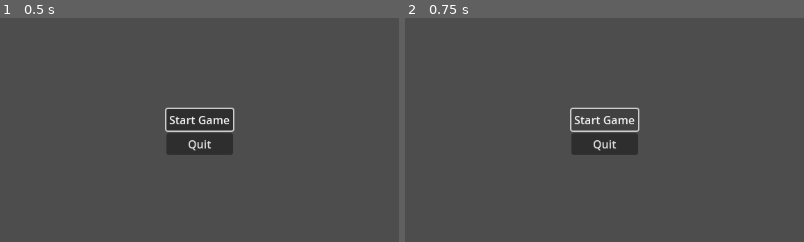
Above: before the commit, frames 1-2 (left to right).
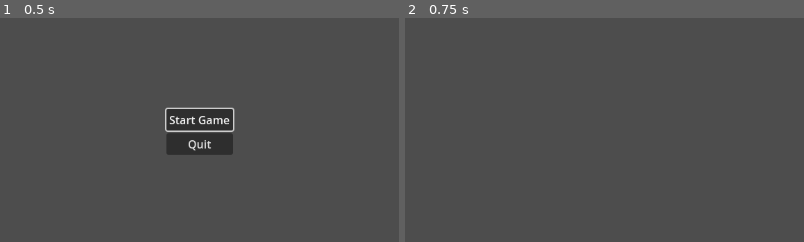
Above: after the commit, the same moments.

Repository: itaisinger/BrakeysJam2025
Game: Godot game, scene res://Game/main_menu.tscn
The game is run twice, just before and just after one commit, with the same random seed, the same clock (stepped at 60 frames per second) and the same inputs. This scene is started directly instead of the project's main scene.
Inputs:
- Up to frame 1 (0.5 s): no input
- Up to frame 2 (0.75 s): click "Start Game" at 0.5 s
The pictures show only the part of the screen within x 25-75%, y 25-75%; the shares and areas given below are measured in that part.

Frame 1 is identical in both runs. In frame 2, 2.2% of the frame differs, in the area x 41-59%, y 39-62%.

Commit message:
added "chase" to pirate

Diff:
--- a/poly-want-biscuit/Game/main_menu.gd
+++ b/poly-want-biscuit/Game/main_menu.gd
@@ -1,14 +1,13 @@
 extends Control
+class_name main_menu
 
-
-# Called when the node enters the scene tree for the first time.
 func _ready() -> void:
 	$VBoxContainer/StartButton.grab_focus()
 
 
 func _on_start_button_pressed() -> void:
-	#get_tree().change_scene("res://Game/game.tscn")
-	pass
+	get_tree().change_scene_to_file("res://Game/game.tscn")
+
 
 func _on_quit_button_pressed() -> void:
 	get_tree().quit()
--- a/poly-want-biscuit/Pirate/pirate.tscn
+++ b/poly-want-biscuit/Pirate/pirate.tscn
@@ -1,18 +1,33 @@
-[gd_scene load_steps=2 format=3 uid="uid://besq32tbr5rgo"]
+[gd_scene load_steps=4 format=3 uid="uid://besq32tbr5rgo"]
+
+[ext_resource type="Script" uid="uid://b3d1yu85n6k3r" path="res://Pirate/scripts/pirate.gd" id="1_enqx7"]
 
 [sub_resource type="CircleShape2D" id="CircleShape2D_i5scg"]
 
+[sub_resource type="RectangleShape2D" id="RectangleShape2D_gkcui"]
+size = Vector2(87.5, 33)
+
 [node name="Pirate" type="CharacterBody2D"]
+script = ExtResource("1_enqx7")
 
 [node name="Sprite2D" type="Sprite2D" parent="."]
 
 [node name="CollisionShape2D" type="CollisionShape2D" parent="."]
 shape = SubResource("CircleShape2D_i5scg")
 
-[node name="Area2D" type="Area2D" parent="."]
+[node name="Follow area" type="Area2D" parent="."]
+collision_layer = 0
+collision_mask = 2
+
+[node name="CollisionShape2D" type="CollisionShape2D" parent="Follow area"]
+position = Vector2(0, -5)
+shape = SubResource("RectangleShape2D_gkcui")
 
 [node name="RayCastRight" type="RayCast2D" parent="."]
 target_position = Vector2(17, 0)
 
 [node name="RayCastLeft" type="RayCast2D" parent="."]
 target_position = Vector2(-17, 0)
+
+[connection signal="body_entered" from="Follow area" to="." method="_on_follow_area_body_entered"]
+[connection signal="body_exited" from="Follow area" to="." method="_on_follow_area_body_exited"]
--- a/poly-want-biscuit/Pirate/scripts/pirate.gd
+++ b/poly-want-biscuit/Pirate/scripts/pirate.gd
@@ -9,13 +9,15 @@
 enum _States {
 	Idle,
 	Roam,
-	React
+	React,
+	Chase
 }
 var _current_state = null
-var _timer := 0.0
-var _delay := 4.0
+var _timer := 3.0
 var _direction = 1
 const SPEED := 60
+var player: CharacterBody2D
+@onready var parent: CharacterBody2D = get_parent()
 @onready var ray_cast_right = $RayCastRight
 @onready var ray_cast_left = $RayCastLeft
 @onready var sprite = $Sprite2D
@@ -39,7 +41,7 @@
 
 
 func _process(delta: float) -> void:
-	_timer += delta
+	_timer -= delta
 	match _current_state:
 		_States.Idle:
 			_IdleState(delta)
@@ -47,14 +49,15 @@
 			_RoamState(delta)
 		_States.React:
 			_ReactState(delta)
+		_States.Chase:
+			_ChaseState(delta)
 
 
 
 func _IdleState(delta):
 	#animation/spirte change
-	if _timer >= _delay :
-		_timer = 0.0
-		_delay = randi_range(3,5)
+	if _timer <= 0.0 :
+		_timer = randi_range(3,5)
 		_direction = [1, -1][randi() % 2]
 		if _direction < 0 :
 			sprite.flip_h = true
@@ -70,11 +73,26 @@
 		_direction = 1
 		sprite.flip_h = false
 	position.x += _direction* SPEED * delta
-	if _timer > _delay:
-		_timer = 0.0
-		_delay = randi_range(3,5)
+	if _timer <= 0.0:
+		_timer = randi_range(3,5)
 		_current_state = _States.Idle
 
 
 func _ReactState(delta):
 	pass #not yet implemented
+
+func _ChaseState(delta):
+	if !player: return
+
+	var direction_x = player.global_position.x - parent.global_position.x
+	var new_velocity = Vector2(direction_x, 0).normalized() * SPEED * delta
+	parent.velocity = new_velocity
+	if _timer <= 0.0:
+		_timer = randi_range(3,5)
+		_current_state = _States.Idle
+
+func _on_follow_area_body_entered(body: Node2D) -> void:
+	if body is CharacterBody2D:
+		player = body
+		_timer = 5
+		_current_state = _States.Chase
